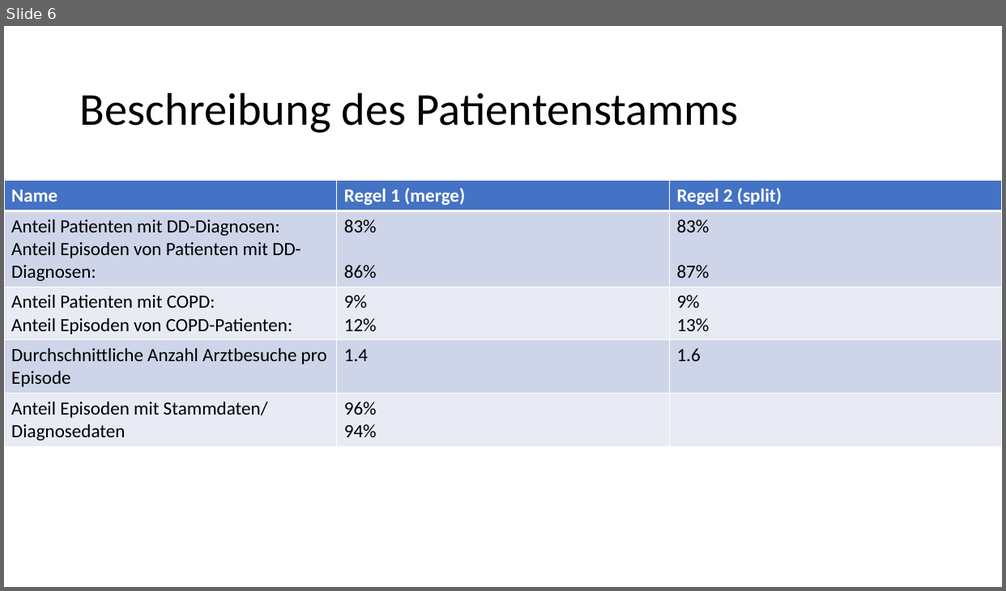
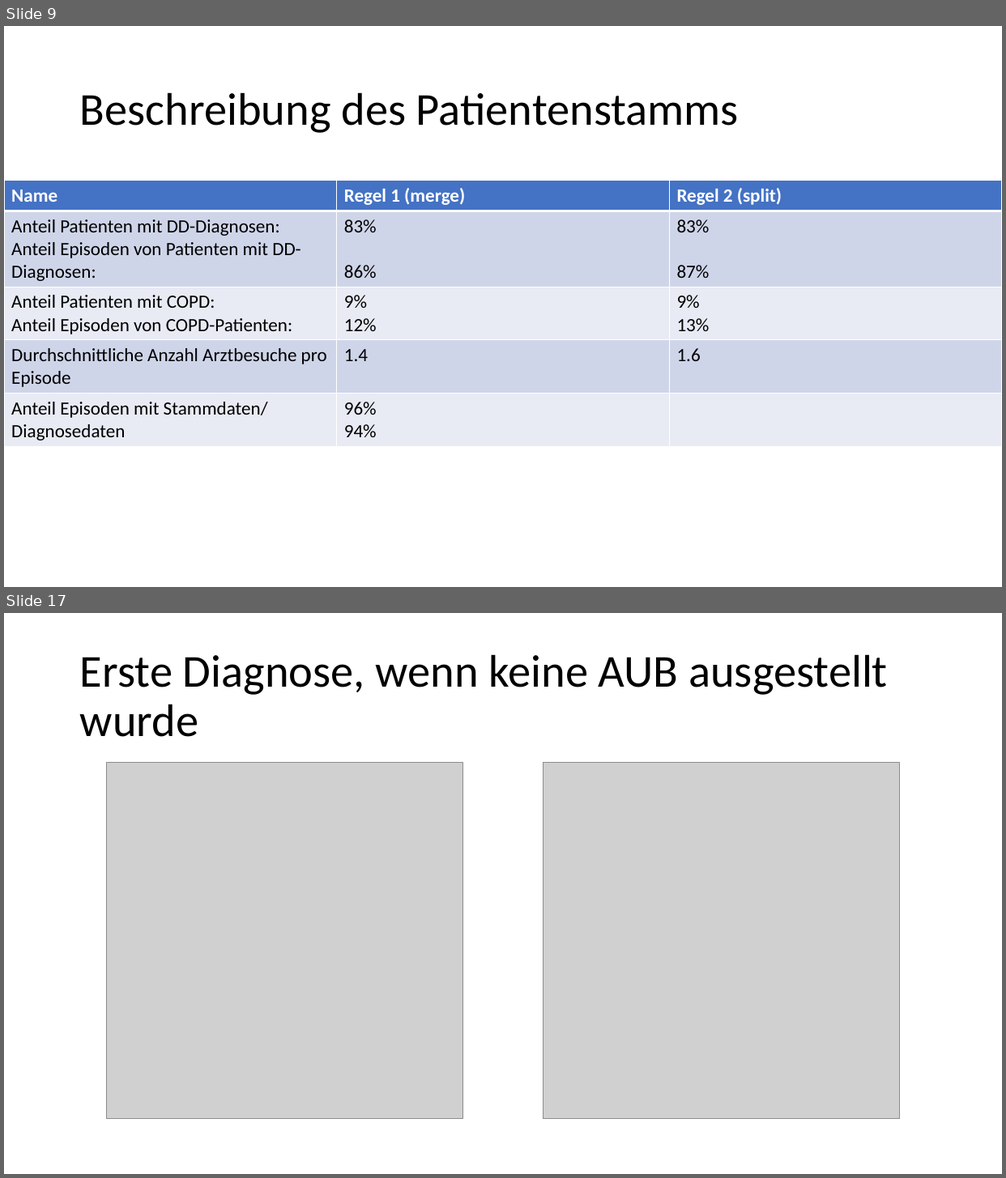
Before and after one commit to rapkroes/Code_UKSH_Husten, a slide deck: presentation Steinhaeuser 20_12_23.pptx. Shown one above the other, each under a label of ours: slide 6 before the commit, slides 9 and 17 after it; the slides between them are not shown. The pictures are 1006x591 and 1006x1178 pixels, drawn with LibreOffice and Linux fonts; fonts in the diff are those of the drawing; grey boxes stand for pictures. Boxes give left, top, right and bottom in pixels: in the first picture for what was removed or moved away, otherwise in the second. Text is boxed around its words. In the diff, an @@ line names an element or a change of style, - is before the commit and + after.

```diff
--- a/presentation Steinhaeuser 20_12_23.pptx
+++ b/presentation Steinhaeuser 20_12_23.pptx
@@ slide 17 added at (x1=4, y1=613, x2=1002, y2=1174), background #FFFFFF @@
@@ title added at (x1=80, y1=654, x2=888, y2=737), 44 pt, text #000000 @@
+Erste Diagnose, wenn keine AUB ausgestellt wurde
@@ picture added at (x1=107, y1=763, x2=463, y2=1119) @@
@@ picture added at (x1=543, y1=763, x2=899, y2=1119) @@
@@ what was slide 6 is now slide 9 @@
```
Also in this commit, not shown: 2 slides changed, 22 other slides added, 1 other file.
